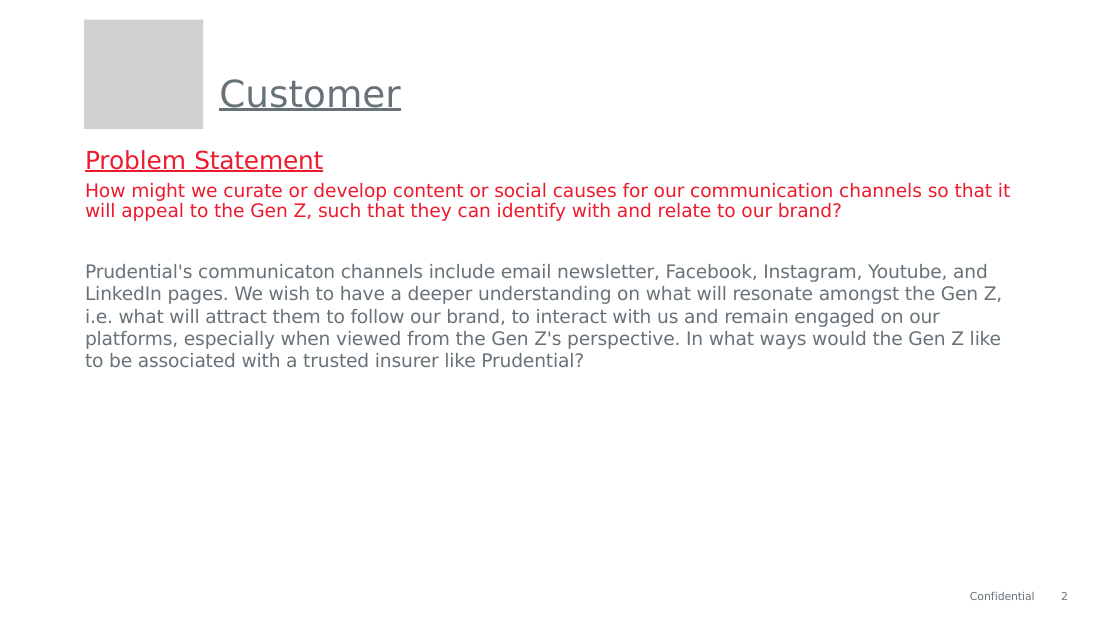
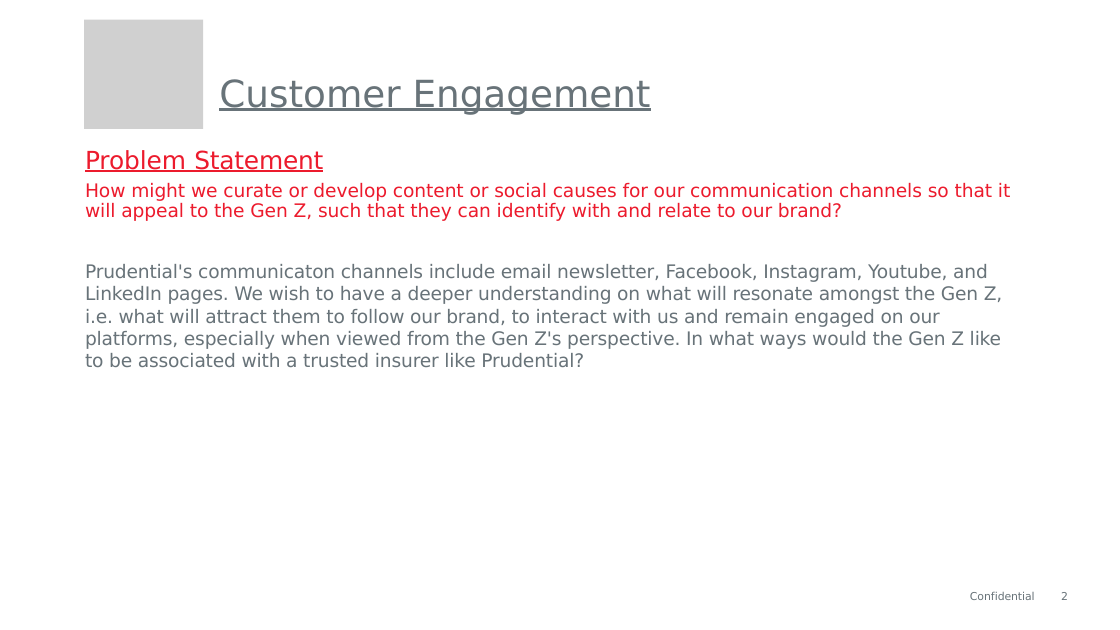
Before and after one commit to mshiung/PolyFinTech100, a slide deck: slide 2 of public_html/doc/Prudential_InsureTechApplication_PolyFintechHackathon2021_ProblemStatements.pptx. Drawn at 1120x630 pixels with LibreOffice and Linux fonts; fonts in the diff are those of the drawing; grey boxes stand for pictures; background and template pictures are left out. Boxes give left, top, right and bottom in pixels: in the first picture for what was removed or moved away, otherwise in the second. Text is boxed around its words. In the diff, an @@ line names an element or a change of style, - is before the commit and + after.

```diff
--- a/public_html/doc/Prudential_InsureTechApplication_PolyFintechHackathon2021_ProblemStatements.pptx
+++ b/public_html/doc/Prudential_InsureTechApplication_PolyFintechHackathon2021_ProblemStatements.pptx
@@ title at (x1=219, y1=79, x2=651, y2=115): text changed @@
-Customer
+Customer Engagement
```
Also in this commit, not shown: 1 other slide changed, 4 slides added, 1 other file.
